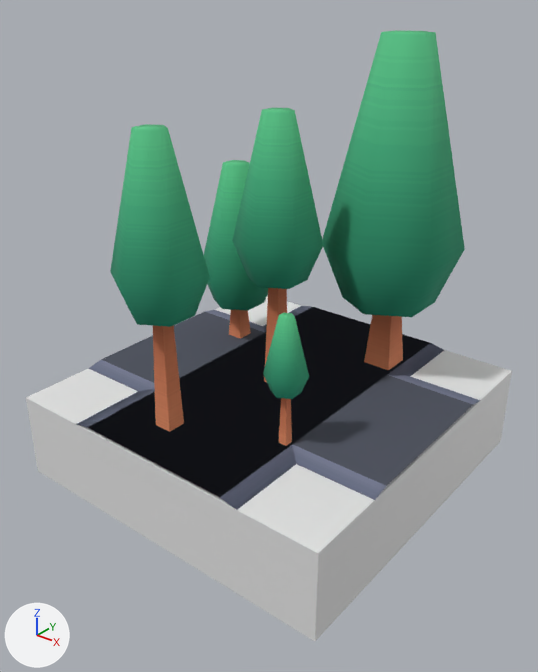
Renders of the Blender file assets/models/trees.blend from each side of a commit.
One viewpoint serves both versions: a 50 mm lens placed at (1.159, -1.485, 1.066), pointed at (0.029, -0.072, 0.19). Lighting does not change. The marker at lower left points along +X, +Y and +Z. The picture after the commit comes second.

The scene before the commit, as lines of its bpy script (objects in view):
```python
me_cube_001 = bpy.data.meshes.new('Cube.001')
me_cube_001.from_pydata(...)  # a box spanning x -0.5..0.5, y -0.5..0.5, z -0.25..0.0
me_driveway_long = bpy.data.meshes.new('driveway-long')
me_driveway_long.from_pydata(...)  # 8 vertices, 6 faces; spans x -0.28..0.28, y -0.5..0.5, z 0.0..0.01
me_driveway_long.materials.append(mat_colormap_002)
me_driveway_long_001 = bpy.data.meshes.new('driveway-long.001')
me_driveway_long_001.from_pydata(...)  # 24 vertices, 18 faces; spans x -0.5..0.5, y -0.5..0.5, z 0.0..0.01
me_driveway_long_001.materials.append(mat_colormap_002)
me_tree_small = bpy.data.meshes.new('tree-small')
me_tree_small.from_pydata(...)  # 130 vertices, 210 faces; spans x -0.393..0.35, y -0.478..0.498, z 0.0..0.936
# faces by material slot: [84, 126]
me_tree_small.materials.append(mat_colormap_001)
me_tree_small.materials.append(mat_colormap)
ob_cube = bpy.data.objects.new('Cube', me_cube_001)
ob_cube.location = (0.0, 0.0, 0.0)
ob_road_crossing = bpy.data.objects.new('road_crossing', me_driveway_long_001)
ob_road_crossing.location = (0.0, 0.0, 0.0)
ob_road_straight = bpy.data.objects.new('road_straight', me_driveway_long)
ob_road_straight.location = (0.0, 0.0, 0.0)
ob_tree_group_1 = bpy.data.objects.new('tree_group_1', me_tree_small)
ob_tree_group_1.location = (0.0, 0.0, 0.0)
```
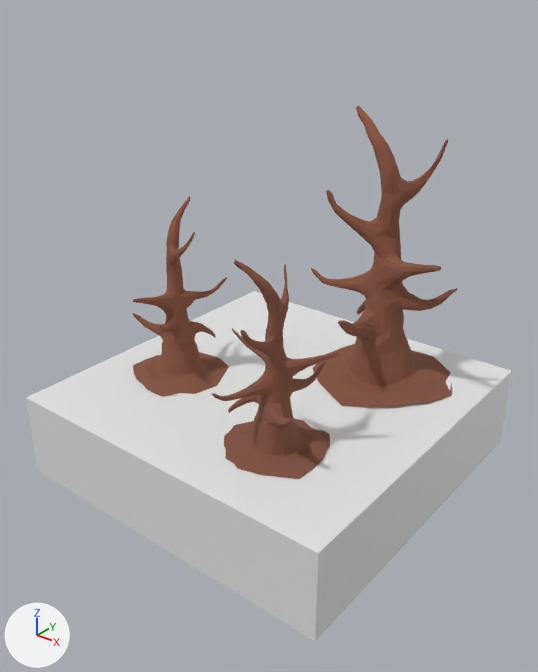
The change in detail:
Mesh me_plane is new.
It has 1956 vertices, 3849 faces and spans x -0.413..0.426, y -0.394..0.439, z 0.0..0.753.
It uses material mat_colormap.
Object 'tree_group_1' (ob_tree_group_1) is now hidden.
Object 'road_straight' (ob_road_straight) is now hidden.
Object 'road_crossing' (ob_road_crossing) is now hidden.
Object 'tree_dead_group_1' (ob_tree_dead_group_1) is new; it shows me_plane.
Its location is (0.0, 0.0, 0.0).

Changed parts and their boxes [x1, y1, x2, y2] in the pictures (538 x 672 px):
'tree_group_1', hidden (green)
    before: [110, 30, 465, 446]
'tree_dead_group_1', added (brown)
    after: [133, 105, 458, 479]
'road_straight', hidden
    before: [77, 306, 444, 510]
'road_crossing', hidden
    before: [88, 310, 481, 500]
